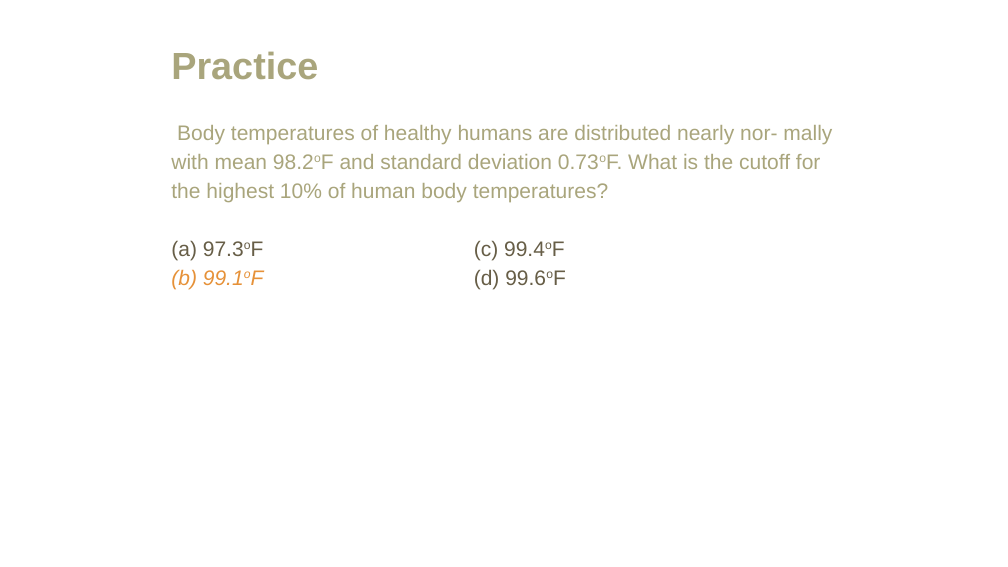
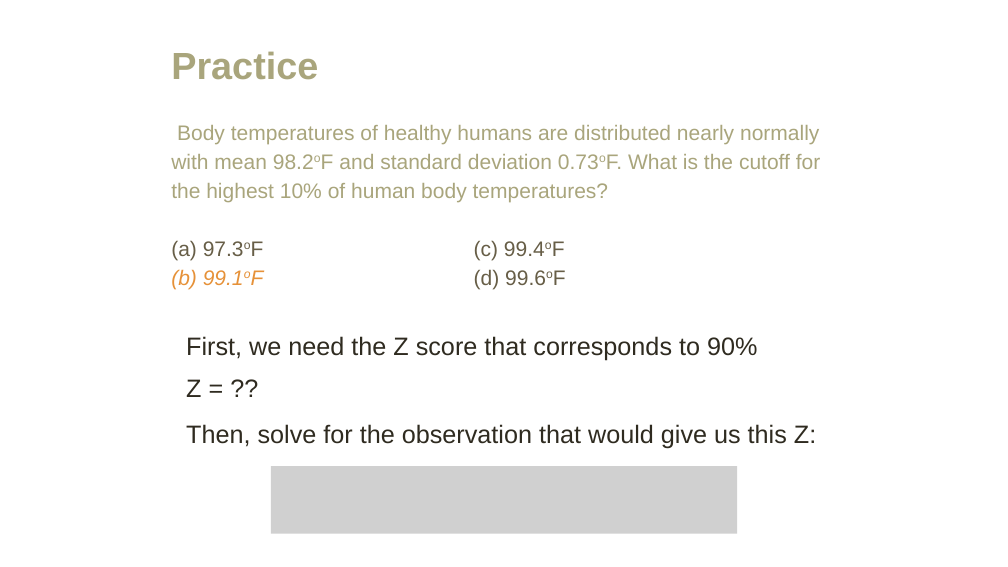
Before and after one commit to amosca01/MATH108-F23, a slide deck: slide 47 of slides/05-normal-distribution.pptx (slide 40 before the commit). Drawn at 1008x567 pixels with LibreOffice and Linux fonts; fonts in the diff are those of the drawing; grey boxes stand for pictures. Boxes give left, top, right and bottom in pixels: in the first picture for what was removed or moved away, otherwise in the second. Text is boxed around its words. In the diff, an @@ line names an element or a change of style, - is before the commit and + after.

Commit message:
slides

```diff
--- a/slides/05-normal-distribution.pptx
+++ b/slides/05-normal-distribution.pptx
@@ text at (x1=171, y1=125, x2=821, y2=202): text changed @@
-Body temperatures of healthy humans are distributed nearly nor- mally with mean 98.2oF and standard deviation 0.73oF. What is the cutoff for the highest 10% of human body temperatures?
+Body temperatures of healthy humans are distributed nearly normally with mean 98.2oF and standard deviation 0.73oF. What is the cutoff for the highest 10% of human body temperatures?
@@ text added at (x1=186, y1=336, x2=757, y2=361), 24 pt, text #2F2B20 @@
+First, we need the Z score that corresponds to 90%
@@ text added at (x1=186, y1=379, x2=201, y2=397), 24 pt, text #2F2B20 @@
+Z = ??
@@ text added at (x1=186, y1=424, x2=816, y2=449), 24 pt, text #2F2B20 @@
+Then, solve for the observation that would give us this Z:
@@ picture added at (x1=271, y1=467, x2=737, y2=534) @@
```
Also in this commit, not shown: 10 other slides changed, 18 slides added, 31 slides removed, 6 other files.
